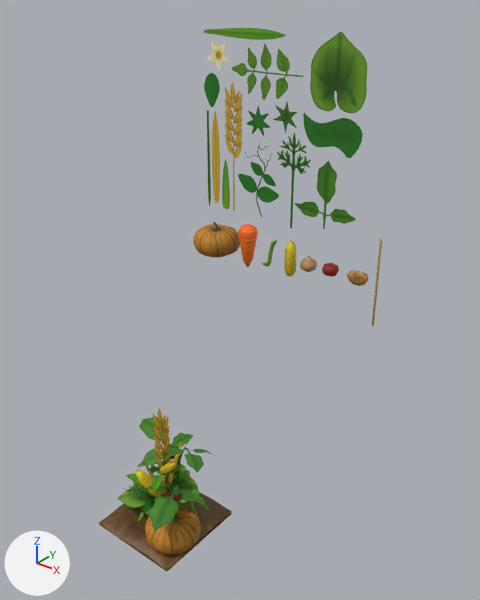
Before and after pictures for a commit that changed the FBX model Assets/Models/WebImports/Farm/Crops.fbx.
Both versions are drawn from a 50 mm lens placed at (0.0794, -0.074, 0.1037), pointed at (0.0033, 0.0211, 0.0447). The lights are fixed; the arrows at lower left show +X, +Y and +Z. Where no turn or scale is listed for an object, it has been applied to the vertices.
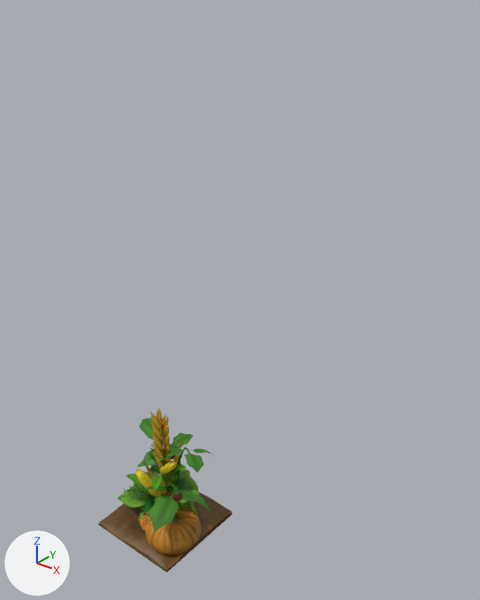
The change in detail:
me_mesh_027 has 11 vertices, 5 faces and spans x -0.0006..0.0006, y 0.0, z -0.0223..-0.0002.
me_mesh_027 is used by ob_onion_leaf; location (-0.0187, 0.0374, 0.0781).
me_mesh_027 part 2: the whole mesh is turned 180 degrees about the x axis through the mesh origin.
me_mesh_010 has 9 vertices, 4 faces and spans x -0.0001..0.021, y 0.0, z -0.0012..0.0012.
me_mesh_010 is used by ob_corn_leaf; location (-0.0193, 0.0374, 0.0937).
me_mesh_010 part 1: the whole mesh is turned -90 degrees about the y axis through the mesh origin.
me_mesh_032 has 8 vertices, 4 faces and spans x -0.0182..0.0, y 0.0, z -0.0056..0.0056.
me_mesh_032 is used by ob_potato_leaf; location (0.006, 0.0374, 0.0867).
me_mesh_032 part 3: the whole mesh is turned 90 degrees about the y axis through the mesh origin.
Object 'Tomato_low' (ob_tomato_low) moves from (0.0132, 0.0394, 0.0478) to (0.0, 0.0, 0.0).
Object 'Onion_leaf' (ob_onion_leaf) moves from (-0.0187, 0.0374, 0.0781) to (0.0, 0.0, 0.0).
Object 'Pumpkin_leaf' (ob_pumpkin_leaf) moves from (0.0133, 0.0374, 0.0814) to (0.0, 0.0, 0.0).
Object 'Wheat_leaf' (ob_wheat_leaf) moves from (-0.0166, 0.0374, 0.0571) to (0.0, 0.0, 0.0).
Object 'Tomato_head' (ob_tomato_head) moves from (0.0017, 0.0374, 0.0786) to (0.0, 0.0, 0.0).
Object 'Onion_low' (ob_onion_low) moves from (0.0076, 0.0394, 0.0478) to (0.0, 0.0, 0.0).
Object 'Carrot_low' (ob_carrot_low) moves from (-0.009, 0.0394, 0.0478) to (0.0, 0.0, 0.0).
Object 'Peas_leaf_extra' (ob_peas_leaf_extra) moves from (0.0191, 0.0374, 0.0793) to (0.0, 0.0, 0.0).
Object 'Potato_low' (ob_potato_low) moves from (0.0196, 0.0394, 0.0478) to (0.0, 0.0, 0.0).
Object 'Tomato_leaf' (ob_tomato_leaf) moves from (0.0122, 0.0374, 0.0573) to (0.0, 0.0, 0.0).
Object 'Peas_low' (ob_peas_low) moves from (-0.0008, 0.0394, 0.051) to (0.0, 0.0, 0.0).
Object 'Corn_leaf_small' (ob_corn_leaf_small) moves from (-0.0137, 0.0374, 0.0564) to (0.0, 0.0, 0.0).
Object 'Wheat_spike' (ob_wheat_spike) moves from (-0.0114, 0.0374, 0.0564) to (0.0, 0.0, 0.0).
Object 'Corn_leaf' (ob_corn_leaf) moves from (-0.0193, 0.0374, 0.0937) to (0.0, 0.0, 0.0).
Object 'Peas_singleLeaf' (ob_peas_singleleaf) moves from (-0.0174, 0.0374, 0.0859) to (0.0, 0.0, 0.0).
Object 'Potato_flower' (ob_potato_flower) moves from (-0.0155, 0.0374, 0.0889) to (0.0, 0.0, 0.0).
Object 'Pumpkin_low' (ob_pumpkin_low) moves from (-0.0184, 0.0394, 0.0478) to (0.0, 0.0, 0.0).
Object 'Peas_hat' (ob_peas_hat) moves from (-0.0049, 0.0374, 0.0769) to (0.0, 0.0, 0.0).
Object 'Stick_low' (ob_stick_low) moves from (0.0241, 0.0394, 0.0478) to (0.0, 0.0, 0.0).
Object 'Potato_leaf' (ob_potato_leaf) moves from (0.006, 0.0374, 0.0867) to (0.0, 0.0, 0.0).
Object 'Peas_stick' (ob_peas_stick) moves from (-0.0035, 0.0374, 0.0563) to (0.0, 0.0, 0.0).
Object 'Corn_low' (ob_corn_low) moves from (0.0029, 0.0394, 0.0478) to (0.0, 0.0, 0.0).
Object 'Carrot_leaf' (ob_carrot_leaf) moves from (0.0043, 0.0374, 0.0556) to (0.0, 0.0, 0.0).

Boxes [x1, y1, x2, y2] around the edits, measured in the pictures (480 x 600 px):
'Pumpkin_leaf', moved
    before: [310, 32, 367, 113]
    after: [148, 469, 185, 510]
'Peas_leaf_extra', moved (not visible afterwards)
    before: [303, 113, 363, 158]
'Pumpkin_low', moved
    before: [194, 222, 240, 257]
    after: [140, 503, 183, 530]
'Potato_leaf', mesh turned, moved
    before: [232, 43, 304, 100]
    after: [145, 452, 182, 507]
'Wheat_spike', moved
    before: [225, 82, 242, 211]
    after: [151, 410, 170, 479]
'Tomato_leaf', moved
    before: [295, 161, 356, 229]
    after: [154, 468, 171, 502]
'Peas_stick', moved
    before: [238, 142, 279, 218]
    after: [152, 462, 171, 488]
'Carrot_leaf', moved
    before: [277, 133, 311, 228]
    after: [148, 444, 177, 478]
'Corn_leaf', mesh turned, moved (not visible afterwards)
    before: [204, 28, 286, 40]
'Wheat_leaf', moved (not visible afterwards)
    before: [212, 112, 220, 203]
'Carrot_low', moved (not visible afterwards)
    before: [238, 224, 258, 267]
'Peas_singleLeaf', moved (not visible afterwards)
    before: [204, 73, 220, 107]
'Corn_low', moved (not visible afterwards)
    before: [284, 240, 297, 277]
'Potato_flower', moved (not visible afterwards)
    before: [207, 42, 230, 71]
'Corn_leaf_small', moved (not visible afterwards)
    before: [222, 159, 230, 209]
'Peas_hat', moved (not visible afterwards)
    before: [246, 106, 270, 136]
'Tomato_head', moved (not visible afterwards)
    before: [273, 102, 297, 133]
'Potato_low', moved (not visible afterwards)
    before: [347, 270, 369, 286]
'Onion_leaf', mesh turned, moved (not visible afterwards)
    before: [207, 110, 211, 206]
'Stick_low', moved (not visible afterwards)
    before: [372, 239, 382, 326]
'Onion_low', moved (not visible afterwards)
    before: [300, 256, 317, 272]
'Tomato_low', moved (not visible afterwards)
    before: [322, 263, 339, 277]
'Peas_low', moved (not visible afterwards)
    before: [262, 240, 277, 267]
